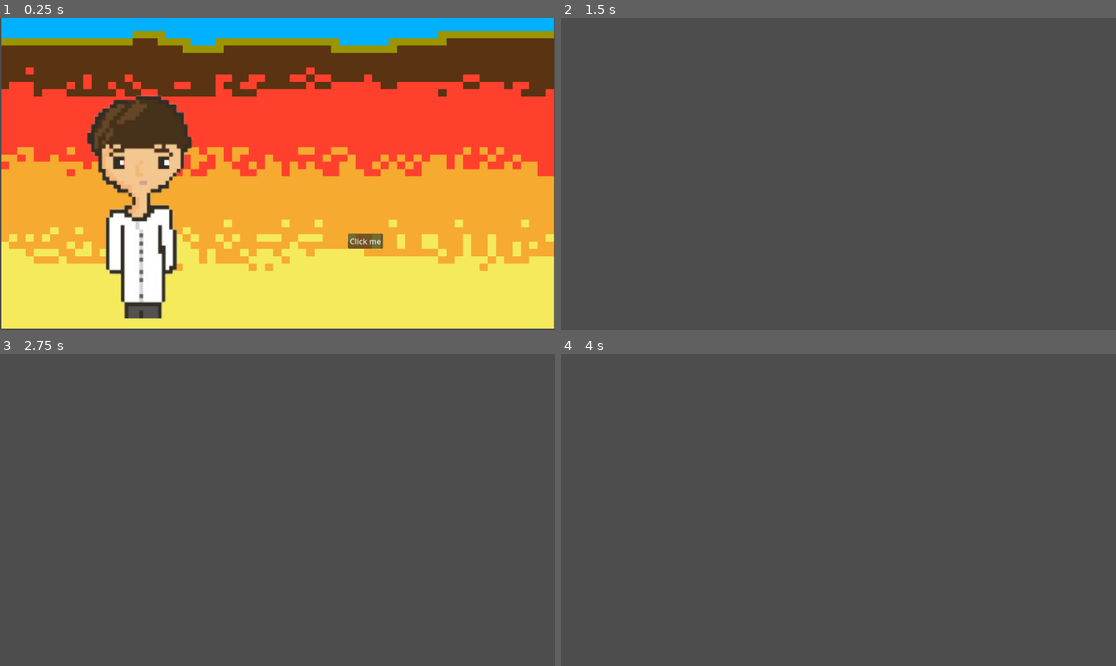
Above: before the commit, frames 1-4 (two rows, left to right).
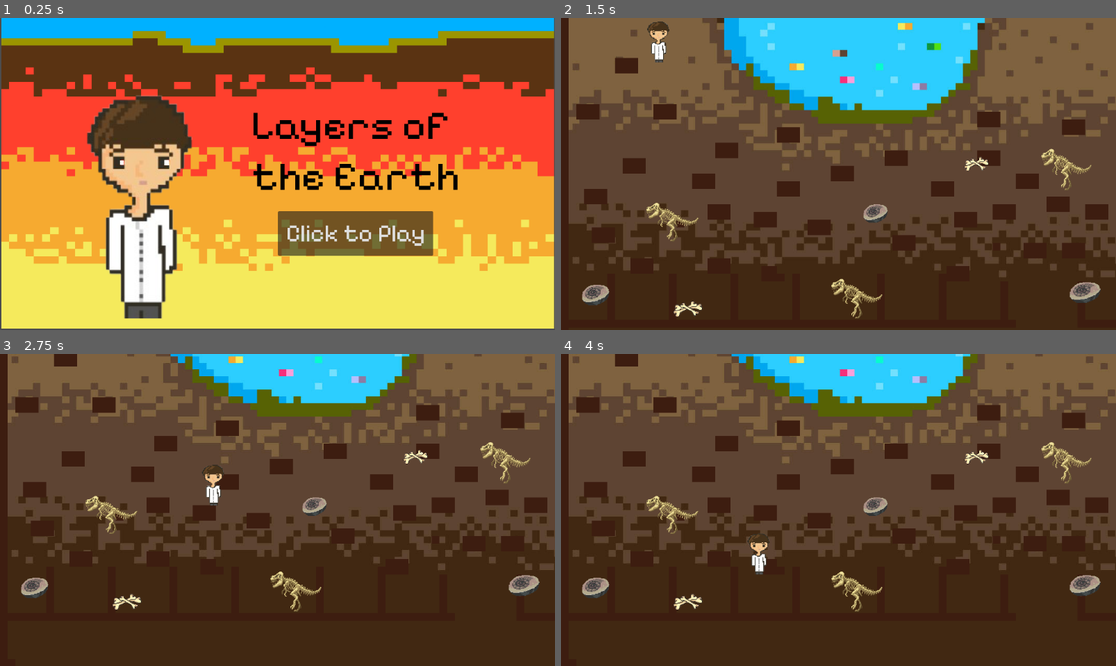
Above: after the commit, the same moments.

Repository: aditikt/Layers-of-the-Earth
Game: Godot game, scene res://Start Game/main.tscn
Same seed, same stepped clock (60 frames per second), same inputs: the game is played once before the commit and once after it.
Inputs:
- Up to frame 1 (0.25 s): no input
- Up to frame 2 (1.5 s): click "Click me" (after the commit: "Click to Play") at 0.5 s; tap Enter at 1.25 s; hold Right (right) from 1.28 s (still down); tap Alt at 1.35 s
- Up to frame 3 (2.75 s): keep holding Right (right); tap Space (jump) at 1.52, 2.27 s; tap Shift at 2.1 s
- Up to frame 4 (4 s): release Right (right) at 2.78 s; hold Left (left) 2.78-3.53 s; tap Alt at 2.85 s; hold Right (right) from 3.53 s (still down); tap Shift at 3.6 s; tap Space (jump) at 3.77 s

The runs differ from the first frame. In frame 1, 6.0% of the frame differs, in the area x 45-83%, y 30-77%; in frame 2, 99%, in the area x 0-100%, y 0-100%; in frame 3, 99%; in frame 4, 99%.

Commit message:
fixed button

Diff:
--- a/layers-of-the-earth/Start Game/main.gd
+++ b/layers-of-the-earth/Start Game/main.gd
@@ -13,9 +13,9 @@
 	#print("Button pressed!")
 	#get_tree().change_scene_to_file("res://node_2d.tscn")
 
-func _ready():
-	print("Script is loaded")
-	$Button.pressed.connect(_on_button_pressed)
+#func _ready():
+	#print("Script is loaded")
+	#$Button.pressed.connect(_on_button_pressed)
 
 func _on_button_pressed():
 	get_tree().change_scene_to_file("res://node_2d.tscn")
--- a/layers-of-the-earth/Start Game/main.tscn
+++ b/layers-of-the-earth/Start Game/main.tscn
@@ -4,6 +4,7 @@
 [ext_resource type="Texture2D" uid="uid://c5tsrehhd5o35" path="res://Assests/sandbox_result_i-removebg-preview 2.png" id="2_u67w6"]
 [ext_resource type="Texture2D" uid="uid://c2phmdahk5ry5" path="res://images/IMG_5781.jpeg" id="2_x6k5n"]
 [ext_resource type="Texture2D" uid="uid://dhvtm0uf4y5kk" path="res://Screenshot 2026-02-28 102032.png" id="3_u67w6"]
+[ext_resource type="FontFile" uid="uid://brw84kef06m5d" path="res://Assests/PixelifySans-VariableFont_wght.ttf" id="6_0hu2p"]
 [ext_resource type="Texture2D" uid="uid://ifxpek5ekrgk" path="res://images/78808.png" id="7_x6k5n"]
 
 [sub_resource type="TileSetAtlasSource" id="TileSetAtlasSource_irx2a"]
@@ -261,10 +262,30 @@
 texture = ExtResource("7_x6k5n")
 
 [node name="Button" type="Button" parent="." unique_id=354943099]
-offset_left = 722.0
-offset_top = 448.0
-offset_right = 795.0
-offset_bottom = 479.0
-text = "Click me"
+offset_left = 577.0
+offset_top = 401.0
+offset_right = 899.0
+offset_bottom = 494.0
+theme_override_fonts/font = ExtResource("6_0hu2p")
+theme_override_font_sizes/font_size = 50
+text = "Click to Play"
+
+[node name="Label" type="Label" parent="." unique_id=1697938934]
+offset_left = 238.0
+offset_top = 89.0
+offset_right = 886.0
+offset_bottom = 342.0
+
+[node name="Label" type="Label" parent="Label" unique_id=1697610979]
+layout_mode = 0
+offset_left = 283.0
+offset_top = 82.0
+offset_right = 1046.0
+offset_bottom = 291.0
+theme_override_colors/font_color = Color(0, 0, 0, 1)
+theme_override_fonts/font = ExtResource("6_0hu2p")
+theme_override_font_sizes/font_size = 85
+text = "Layers of
+the Earth"
 
 [connection signal="pressed" from="Button" to="." method="_on_button_pressed"]
--- a/layers-of-the-earth/area_2d.gd
+++ b/layers-of-the-earth/area_2d.gd
@@ -1,4 +1,4 @@
 extends Area2D
 
-func _on_body_entered(_body: Node2D) -> void:
-	get_tree().change_scene_to_file("res://mantle.tscn")
+func _on_body_entered(_body):
+	get_tree().call_deferred("change_scene_to_file", "res://level2.tscn")
--- a/layers-of-the-earth/main_1.gd
+++ /dev/null
@@ -1,5 +0,0 @@
-extends Node2D
-
-
-func _on_button_pressed() -> void:
-	get_tree().change_scene_to_file("res://node_2d.tscn")
Not shown, removed: layers-of-the-earth/main_1.gd.uid
